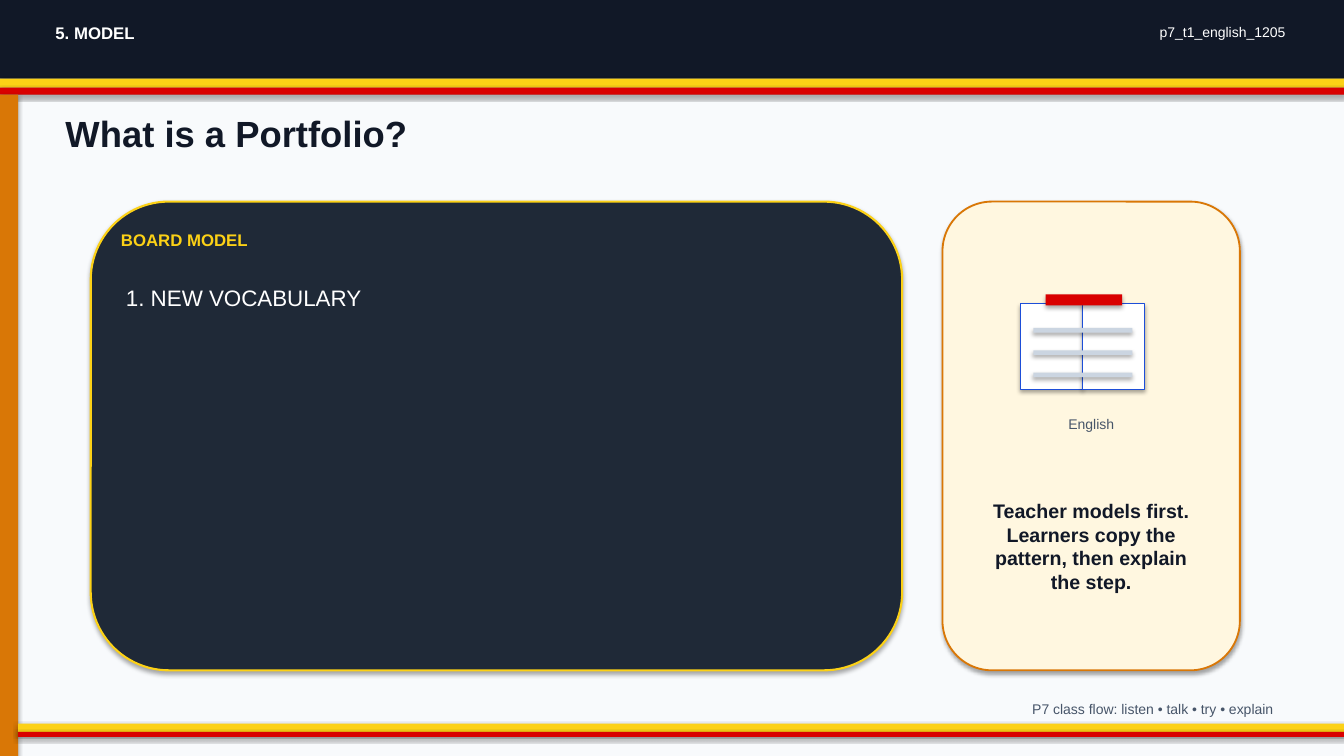
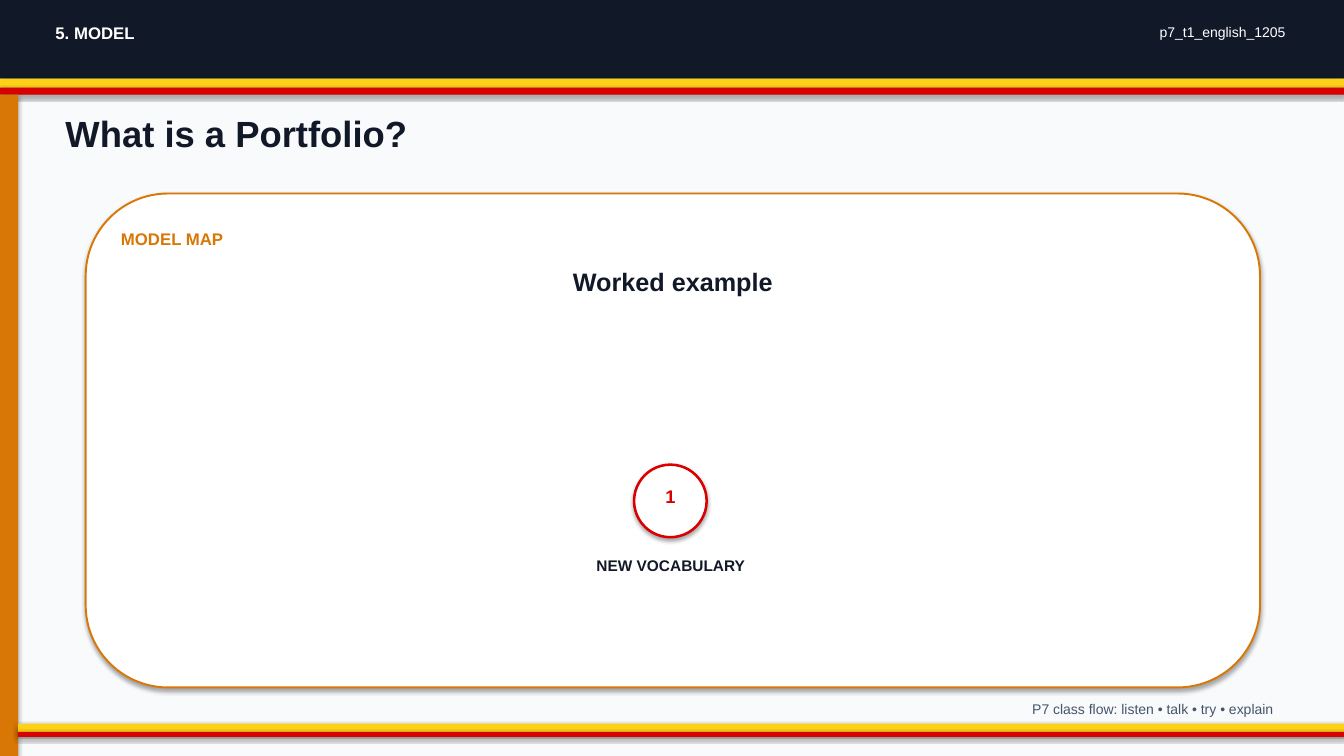
Before and after one commit to yousunjung84-edu/uganda-p7-mvp-20260629, a slide deck: slide 5 of uganda-p7-mvp/p7_t1_english_1205/p7_t1_english_1205.pptx. Drawn at 1344x756 pixels with LibreOffice and Linux fonts; fonts in the diff are those of the drawing. Boxes give left, top, right and bottom in pixels: in the first picture for what was removed or moved away, otherwise in the second. Text is boxed around its words. In the diff, an @@ line names an element or a change of style, - is before the commit and + after.

Commit message:
Publish infographic-first decks

```diff
--- a/uganda-p7-mvp/p7_t1_english_1205/p7_t1_english_1205.pptx
+++ b/uganda-p7-mvp/p7_t1_english_1205/p7_t1_english_1205.pptx
@@ rounded rectangle "MODEL MAP": place and size @@
-rounded rectangle "MODEL MAP" at <box>91,202,902,670</box>
+rounded rectangle "MODEL MAP" at <box>86,194,1260,688</box>
@@ rounded rectangle "MODEL MAP" at <box>86,194,1260,688</box>: fill #1F2937 to #FFFFFF; outline #FCD116 1.5 pt to #D97706 1.35 pt @@
@@ rounded rectangle removed at <box>943,202,1240,670</box> @@
@@ text in rounded rectangle at <box>121,233,223,245</box>: text added @@
+MODEL MAP
@@ text removed at <box>121,234,248,246</box> @@
-BOARD MODEL
@@ text added at <box>573,272,773,297</box>, 18 pt, text #111827, bold @@
+Worked example
@@ rectangle removed at <box>1046,294,1122,306</box> @@
@@ rectangle removed at <box>1021,303,1083,389</box> @@
@@ rectangle removed at <box>1033,328,1132,333</box> @@
@@ rectangle removed at <box>1083,303,1144,389</box> @@
@@ rectangle removed at <box>1033,350,1132,355</box> @@
@@ rectangle removed at <box>1033,373,1132,378</box> @@
@@ text removed at <box>1068,419,1114,432</box> @@
-English
@@ ellipse added at <box>634,465,707,537</box>, fill #FFFFFF, outline #D90000 1.8 pt @@
@@ text added at <box>665,490,675,503</box>, 13 pt, text #D90000, bold @@
+1
@@ text removed at <box>993,503,1188,593</box> @@
-Teacher models first. Learners copy the pattern, then explain the step.
@@ text at <box>596,560,745,571</box>: text changed; size 16 to 11 pt; text colour #FFFFFF to #111827; bold on @@
-1. NEW VOCABULARY
+NEW VOCABULARY
```
Also in this commit, not shown: 4 other slides changed, 24 other files.
